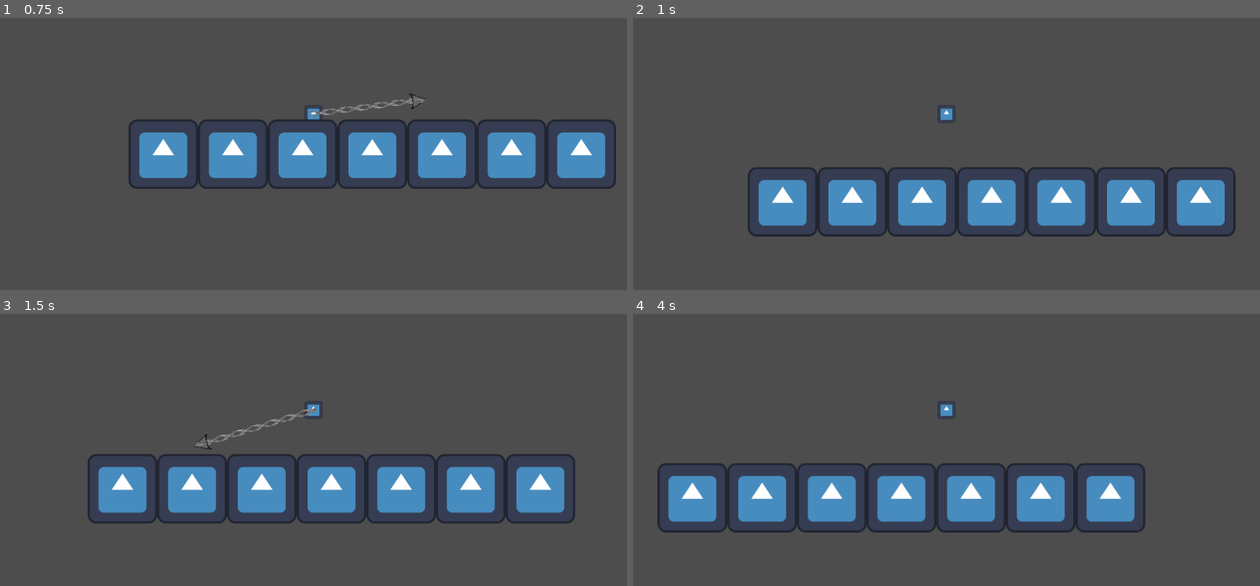
Above: before the commit, frames 1-4 (two rows, left to right).
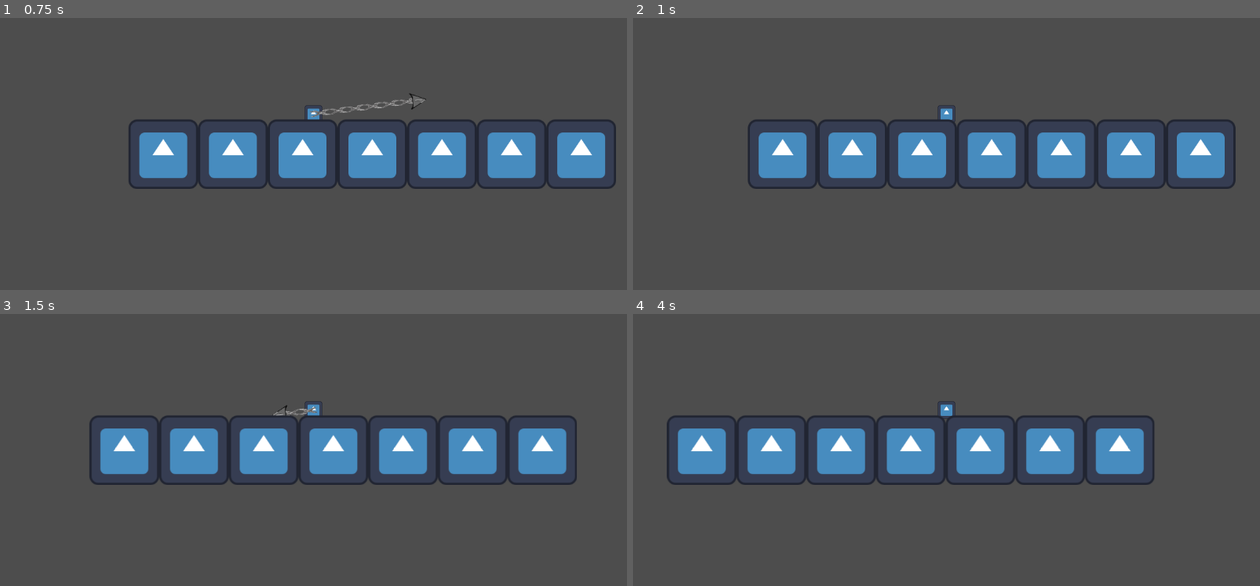
Above: after the commit, the same moments.

Repository: bsu-cs315/Dont-Catch-Your_Breath
Game: Godot game, scene res://environment/room_one.tscn
Same seed, same stepped clock (60 frames per second), same inputs: the game is played once before the commit and once after it. The engine's default icon, where the game draws it, is replaced by a stand-in: a white triangle on a blue panel in a dark square.
Inputs (mouse positions are in pixels of both pictures, inside the frame that each line leads up to):
- Up to frame 1 (0.75 s): move the mouse to (451, 96) at 0.52 s; hold Right (ui_right) from 0.53 s (still down); tap Up (jump, bound only after the commit) at 0.6 s; click (451, 96) at 0.67 s
- Up to frame 2 (1 s): keep holding Right (ui_right); tap Up (jump, bound only after the commit) at 0.77 s; tap Space (jump, bound only before the commit) at 0.8 s
- Up to frame 3 (1.5 s): keep holding Right (ui_right); tap Up (jump, bound only after the commit) at 1.07 s; move the mouse to (188, 428) at 1.27 s; tap Space (jump, bound only before the commit) at 1.35 s; click (188, 428) at 1.42 s
- Up to frame 4 (4 s): tap Up (jump, bound only after the commit) at 1.52, 1.55, 1.82, 2.1, 3.02, 3.05, 3.32, 3.6, 3.77 s; move the mouse to (1009, 333) at 2.02 s; release Right (ui_right) at 2.03 s; hold Left (ui_left) 2.03-2.78 s; click (1009, 333) at 2.17 s; tap Space (jump, bound only before the commit) at 2.3, 2.85, 3.8 s; move the mouse to (915, 479) at 2.77 s; hold Right (ui_right) from 2.78 s (still down); click (915, 479) at 2.92 s; move the mouse to (1134, 463) at 3.52 s; click (1134, 463) at 3.67 s

Frame 1 is identical in both runs. In frame 2, 22% of the frame differs, in the area x 18-97%, y 37-81%; in frame 3, 19%; in frame 4, 22%, in the area x 3-84%, y 37-81%.

Commit message:
Fix error where jumping before a grapple was impossible

Diff:
--- a/player_characters/player_character_one/player_character_one.gd
+++ b/player_characters/player_character_one/player_character_one.gd
@@ -14,7 +14,8 @@
 func game_over():
 		get_tree().change_scene_to_file("res://world/world.tscn")
 
-func _input(event: InputEvent) -> void:
+func _unhandled_input(event: InputEvent) -> void:
+	print(event)
 	if event is InputEventMouseButton:
 		if event.pressed:
 #			$grapple_shot.play()
@@ -75,11 +76,11 @@
 			velocity.y *= FRICTION_AIR
 
 
-	if Input.is_action_just_pressed("jump"):
-		if grounded:
-#			$jump.play()
-			velocity.y = -JUMP_FORCE
-		elif can_jump:
-#			$jump.play()
-			can_jump = false
-			velocity.y = -JUMP_FORCE
+#	if Input.is_action_just_pressed("jump"):
+#		if grounded:
+##			$jump.play()
+#			velocity.y = -JUMP_FORCE
+#		elif can_jump:
+##			$jump.play()
+#			can_jump = false
+#			velocity.y = -JUMP_FORCE
--- a/project.godot
+++ b/project.godot
@@ -19,7 +19,22 @@
 
 jump={
 "deadzone": 0.5,
-"events": [Object(InputEventKey,"resource_local_to_scene":fa …(140 unchanged characters)… d":false,"keycode":0,"physical_keycode":32,"key_label":0,"unicode":32,"echo":false,"script":null)
+"events": [Object(InputEventKey,"resource_local_to_scene":fa …(140 unchanged characters)… d":false,"keycode":0,"physical_keycode":4194320,"key_label":0,"unicode":0,"echo":false,"script":null)
+]
+}
+left={
+"deadzone": 0.5,
+"events": [Object(InputEventKey,"resource_local_to_scene":false,"resource_name":"","device":-1,"window_id":0,"alt_pressed":false,"shift_pressed":false,"ctrl_pressed":false,"meta_pressed":false,"pressed":false,"keycode":0,"physical_keycode":4194319,"key_label":0,"unicode":0,"echo":false,"script":null)
+]
+}
+right={
+"deadzone": 0.5,
+"events": [Object(InputEventKey,"resource_local_to_scene":false,"resource_name":"","device":-1,"window_id":0,"alt_pressed":false,"shift_pressed":false,"ctrl_pressed":false,"meta_pressed":false,"pressed":false,"keycode":0,"physical_keycode":4194321,"key_label":0,"unicode":0,"echo":false,"script":null)
+]
+}
+click={
+"deadzone": 0.5,
+"events": [Object(InputEventMouseButton,"resource_local_to_scene":false,"resource_name":"","device":-1,"window_id":0,"alt_pressed":false,"shift_pressed":false,"ctrl_pressed":false,"meta_pressed":false,"button_mask":1,"position":Vector2(82, 19),"global_position":Vector2(86, 62),"factor":1.0,"button_index":1,"canceled":false,"pressed":true,"double_click":true,"script":null)
 ]
 }
 
